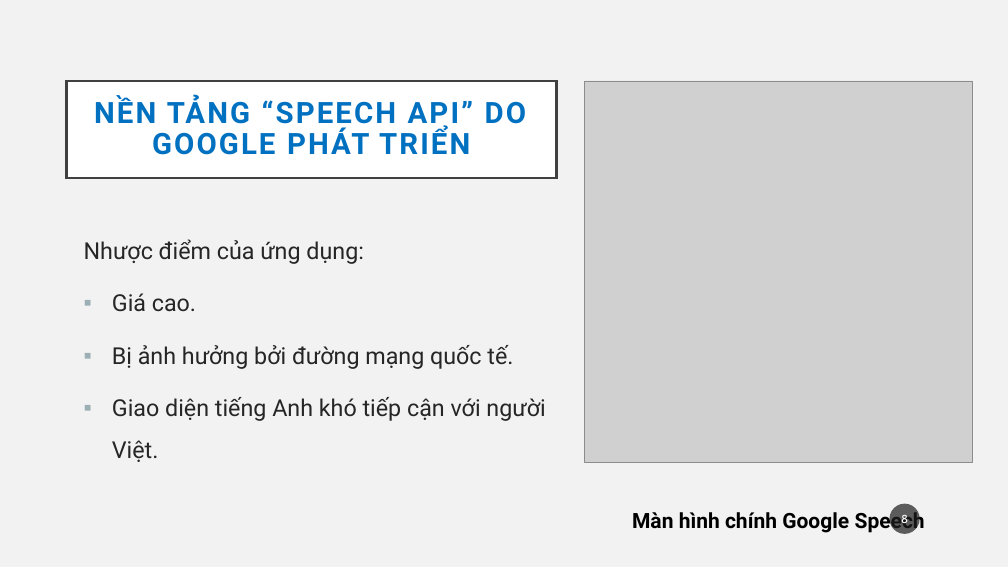
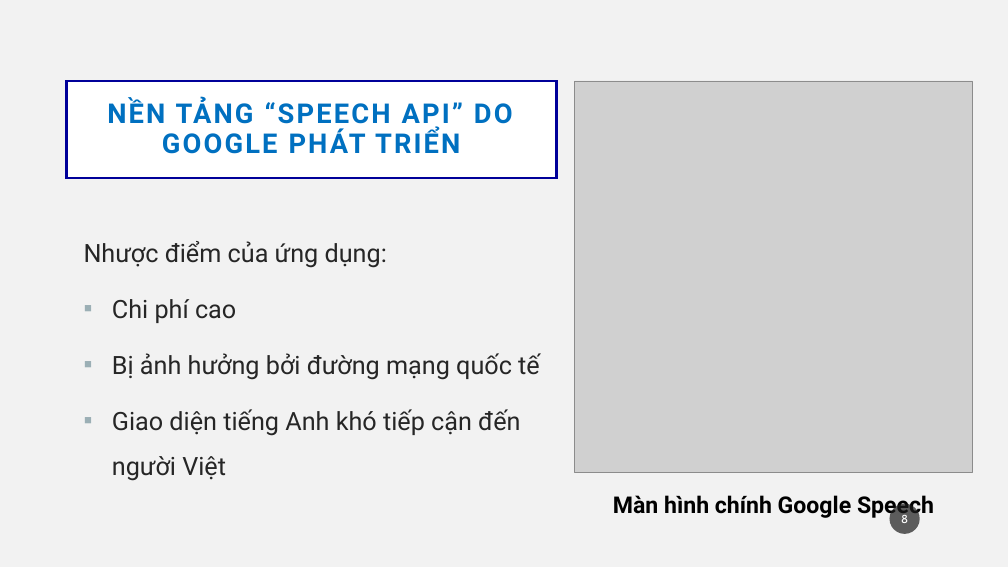
Before and after one commit to thanhtinhpas1/ViSpeech, a slide deck: slide 8 of src/release/public/documents/slide_kltn_06_19_20.pptx. Drawn at 1008x567 pixels with LibreOffice and Linux fonts; fonts in the diff are those of the drawing; grey boxes stand for pictures. Boxes give left, top, right and bottom in pixels: in the first picture for what was removed or moved away, otherwise in the second. Text is boxed around its words. In the diff, an @@ line names an element or a change of style, - is before the commit and + after.

```diff
--- a/src/release/public/documents/slide_kltn_06_19_20.pptx
+++ b/src/release/public/documents/slide_kltn_06_19_20.pptx
@@ title "NỀN TẢNG “SPEECH API” DO ..." at (67,81,557,178): size 28 to 26 pt; outline #404040 2.5 pt to #000099 2.5 pt @@
@@ picture: place and size @@
-picture at (585,81,972,462)
+picture at (575,81,973,473)
@@ text at (84,241,387,268): size 22.2 to 24 pt in "Nhược điểm của ứng dụng:" @@
@@ text at (112,299,540,481): text changed; size 22.2 to 24 pt @@
-▪ Giá cao.
-▪ Bị ảnh hưởng bởi đường mạng quốc tế.
-▪ Giao diện tiếng Anh khó tiếp cận với người Việt.
+▪ Chi phí cao
+▪ Bị ảnh hưởng bởi đường mạng quốc tế
+▪ Giao diện tiếng Anh khó tiếp cận đến người Việt
@@ text "Màn hình chính Google Speech": place and size @@
-text "Màn hình chính Google Speech" at (632,509,925,535)
+text "Màn hình chính Google Speech" at (613,495,934,518)
@@ text "Màn hình chính Google Speech" at (613,495,934,518): size 20 to 22 pt @@
```
Also in this commit, not shown: 15 other slides changed, 3 other files.
